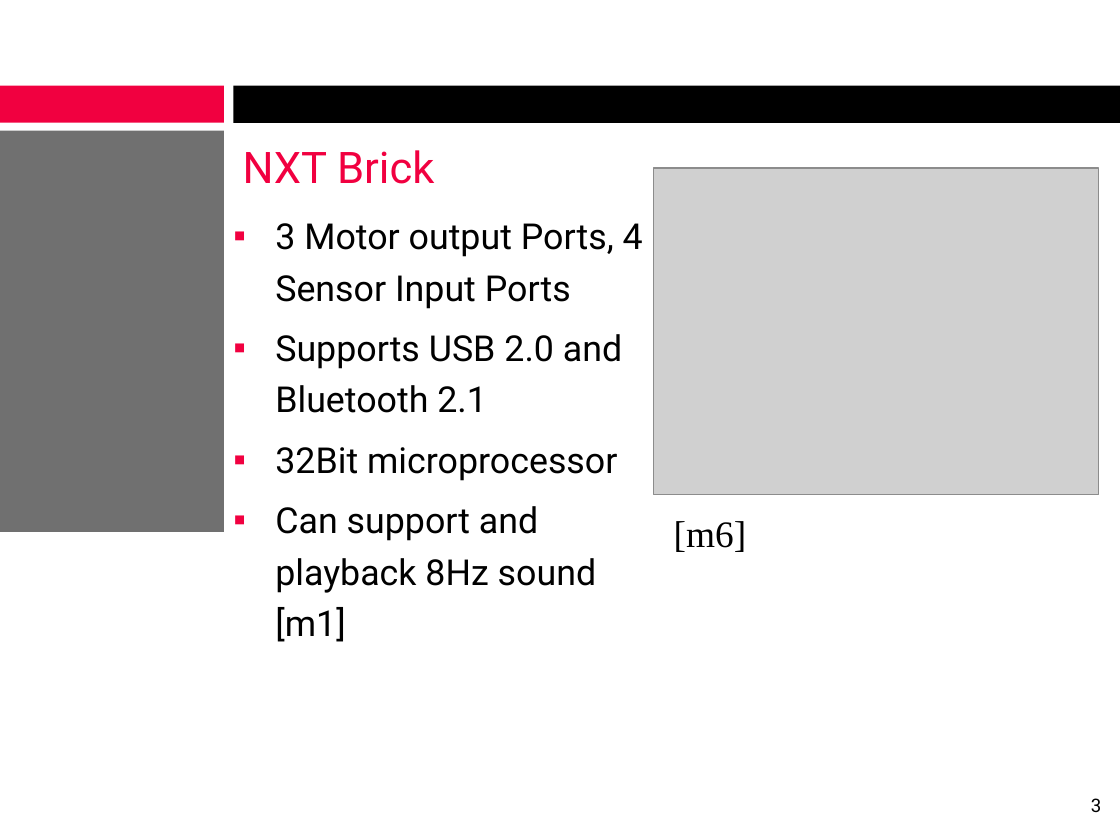
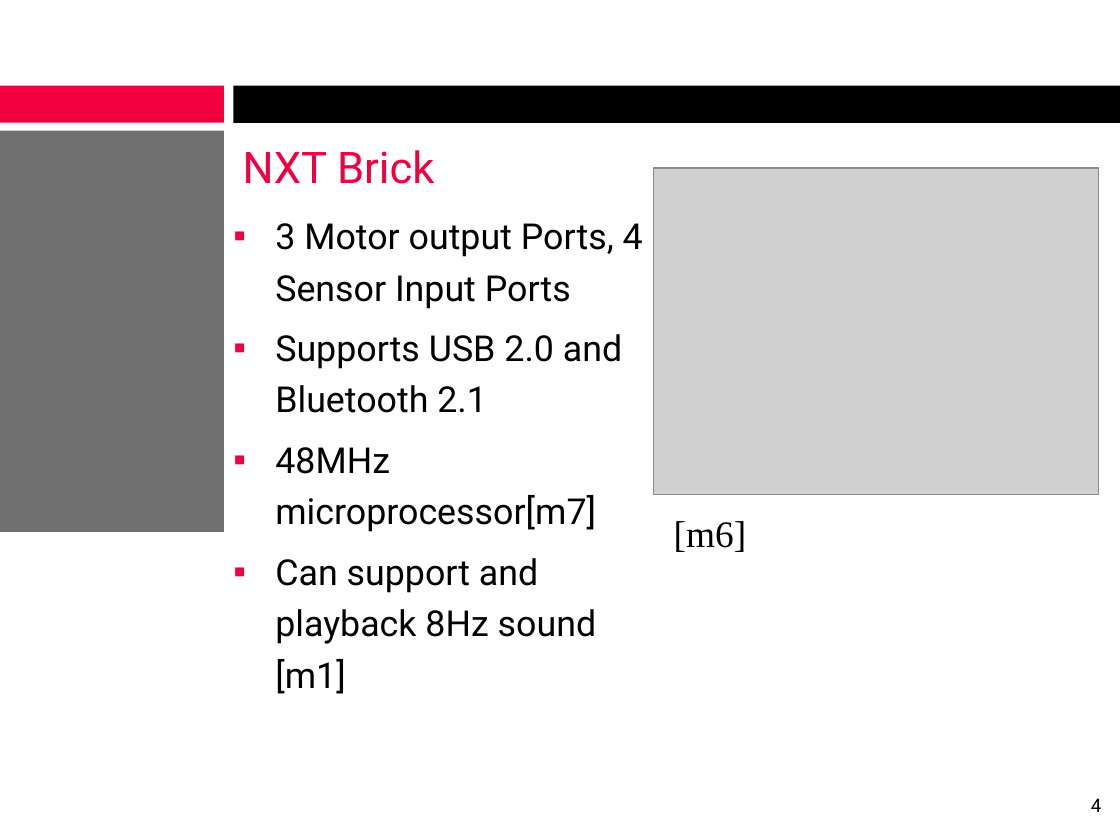
Before and after one commit to alexcraig/RoboWars, a slide deck: slide 4 of docs/presentation_slides/RoboWarsPresentation_MikeWright.ppt (slide 3 before the commit). Drawn at 1120x840 pixels with LibreOffice and Linux fonts; fonts in the diff are those of the drawing; grey boxes stand for pictures; background and template pictures are left out. Boxes give left, top, right and bottom in pixels: in the first picture for what was removed or moved away, otherwise in the second. Text is boxed around its words. In the diff, an @@ line names an element or a change of style, - is before the commit and + after.

```diff
--- a/docs/presentation_slides/RoboWarsPresentation_MikeWright.ppt
+++ b/docs/presentation_slides/RoboWarsPresentation_MikeWright.ppt
@@ text at <box>275,447,596,532</box>: text changed @@
-▪ 32Bit microprocessor
+▪ 48MHz microprocessor[m7]
@@ page number at <box>1091,798,1101,812</box>: text changed @@
-3
+4
```
Also in this commit, not shown: 5 other slides changed, 4 slides added, 1 slide removed, 4 other files.
